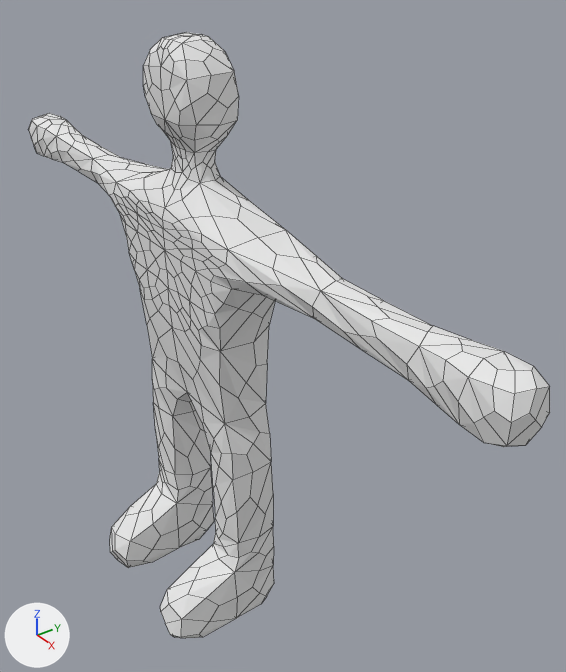
One commit to the Blender file Content/Models/person5.blend: the scene before it, then after it.
Before and after are seen from a 50 mm lens placed at (7.54, -4.9, 5.11), pointed at (0.69, 0.07, 0.27). Lighting does not change. The marker at lower left points along +X, +Y and +Z. Mesh edges are drawn as thin lines. The same objects are shown in both versions, whatever each file hides.

The first picture shows 'MalePerson'.
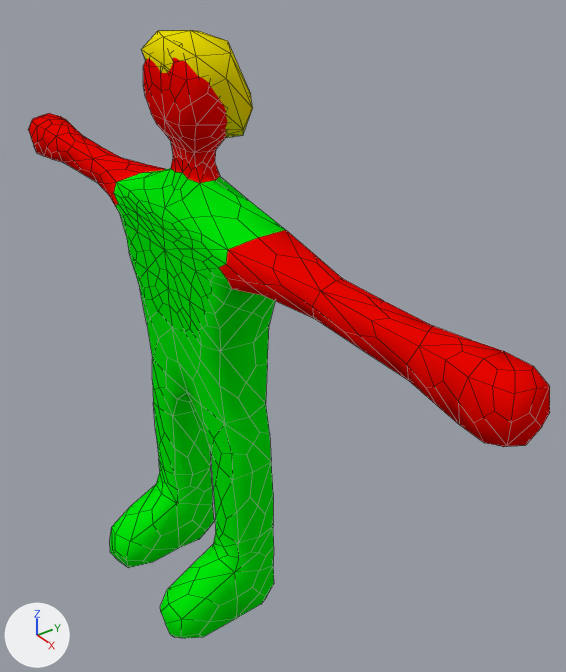
The change, as a list of edits to the scene's bpy script:
```text
Add mat_clothes:
    mat_clothes = diffuse_material('Clothes')
    mat_clothes.base_color = (0.0, 0.8, 0.00271)  # green #00e709
Add mat_skin:
    mat_skin = diffuse_material('Skin')
    mat_skin.base_color = (0.8, 0.00183, 0.0)  # red #e70600
Add mat_hair:
    mat_hair = diffuse_material('Hair')
    mat_hair.base_color = (0.8, 0.693, 0.0)  # yellow #e7d900
Change me_cube_001:
    where me_cube_001.from_pydata(...)  # 826 vertices, 824 faces; spans x -4.84..4.84, y -1.95..-0.21, z -3.73..3.79
    used by ob_maleperson; location = (0.0, 0.0, 0.0)
    me_cube_001 part 1: 364 of the faces centred in x -4.81..4.81, y -1.08..-0.28, z 1.28..3.78 switch from mat_material (white #e7e7e7) to mat_skin (red #e70600)
    me_cube_001 part 2: all 460 faces centred in x -1.18..1.26, y -1.9..-0.21, z -3.71..2.26 switch from mat_material (white #e7e7e7) to mat_clothes (green #00e709)
Add me_icosphere_001:
    me_icosphere_001.from_pydata(...)  # 42 vertices, 80 faces; spans x -0.737..0.722, y -1.168..-0.371, z -0.173..0.944
    me_icosphere_001.polygons.foreach_set('use_smooth', [True] * 80)
    me_icosphere_001.materials.append(mat_hair)  # yellow #e7d900
Add ob_malehair:
    ob_malehair = bpy.data.objects.new('MaleHair', me_icosphere_001)
    ob_malehair.location = (-0.03, 0.15, 2.91)
```

What differs and where, as boxes [x1, y1, x2, y2] in the pictures (566 x 672 px):
'MaleHair', added (yellow)
    after: [142, 30, 253, 138]
part 1 of me_cube_001, recoloured (white to red)
    both: [29, 58, 550, 447]
part 2 of me_cube_001, recoloured (white to green)
    both: [110, 168, 285, 638]
